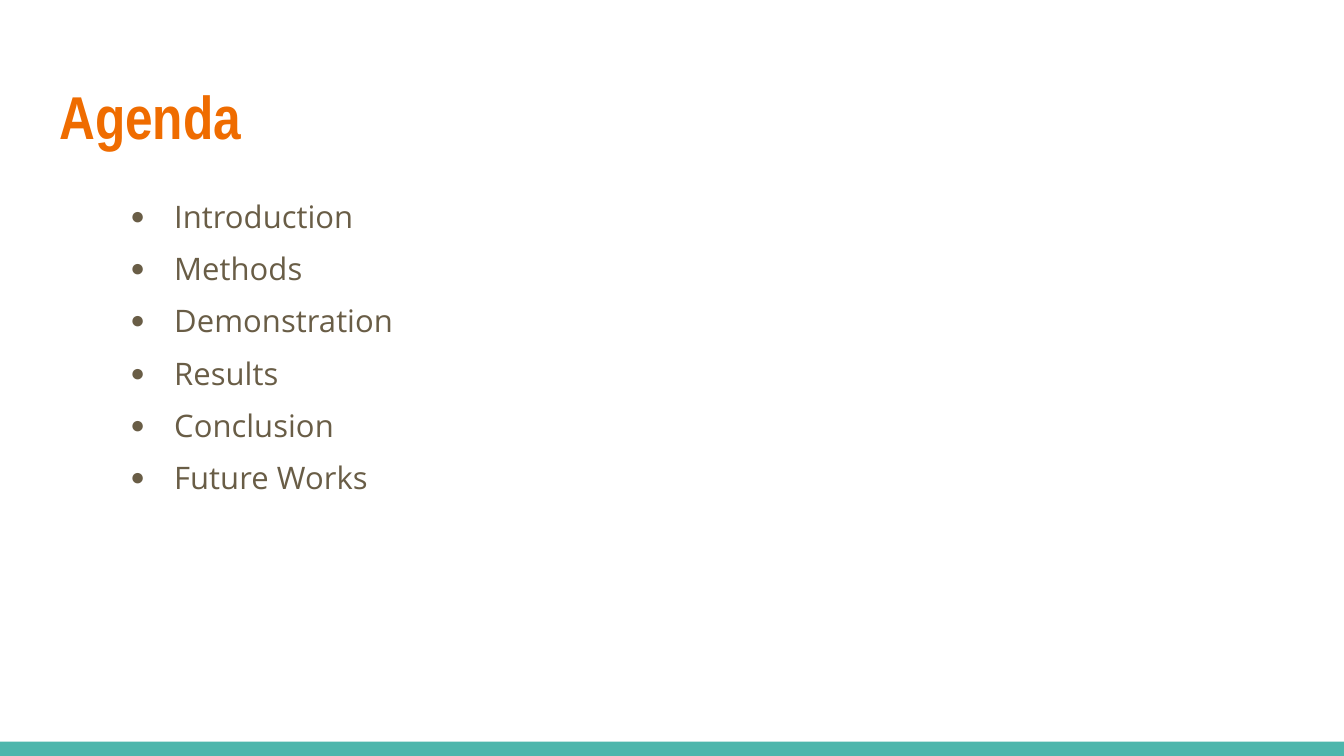
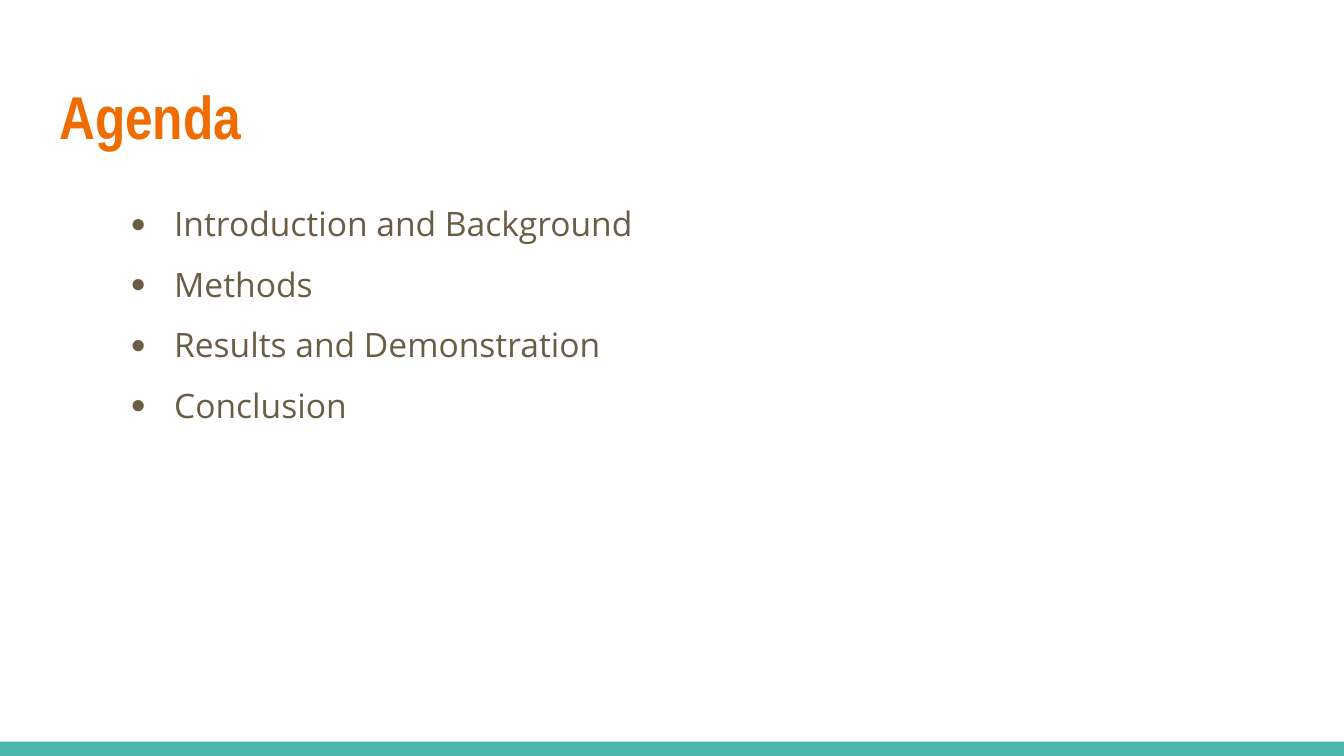
Before and after one commit to elliot-linsey/QMUL, a slide deck: slide 2 of EOY Project/Presentation.pptx. Drawn at 1344x756 pixels with LibreOffice and Linux fonts; fonts in the diff are those of the drawing. Boxes give left, top, right and bottom in pixels: in the first picture for what was removed or moved away, otherwise in the second. Text is boxed around its words. In the diff, an @@ line names an element or a change of style, - is before the commit and + after.

```diff
--- a/EOY Project/Presentation.pptx
+++ b/EOY Project/Presentation.pptx
@@ text at <box>174,210,632,244</box>: text changed; size 16.6 to 18 pt @@
-● Introduction
+● Introduction and Background
@@ text at <box>174,271,347,419</box>: size 16.6 to 18 pt in "Methods", "Conclusion"; line spacing 1.4 to 1.5 @@
@@ text at <box>174,331,600,358</box>: text changed; size 16.6 to 18 pt @@
-● Demonstration
-● Results
+● Results and Demonstration
@@ text at <box>174,465,368,490</box>: paragraph removed @@
-● Future Works
```
Also in this commit, not shown: 4 other slides changed, 1 slide added, 25 other files.
